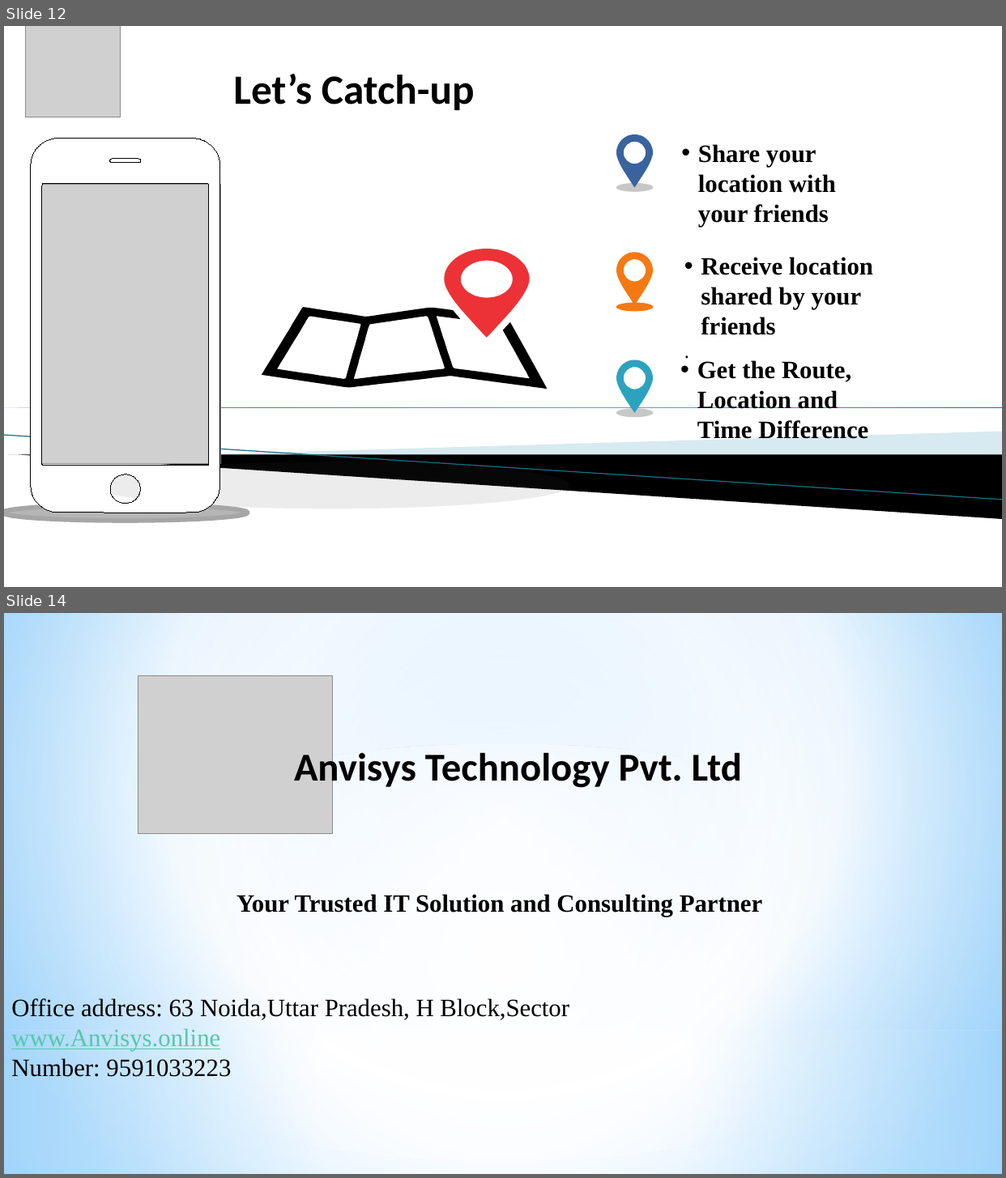
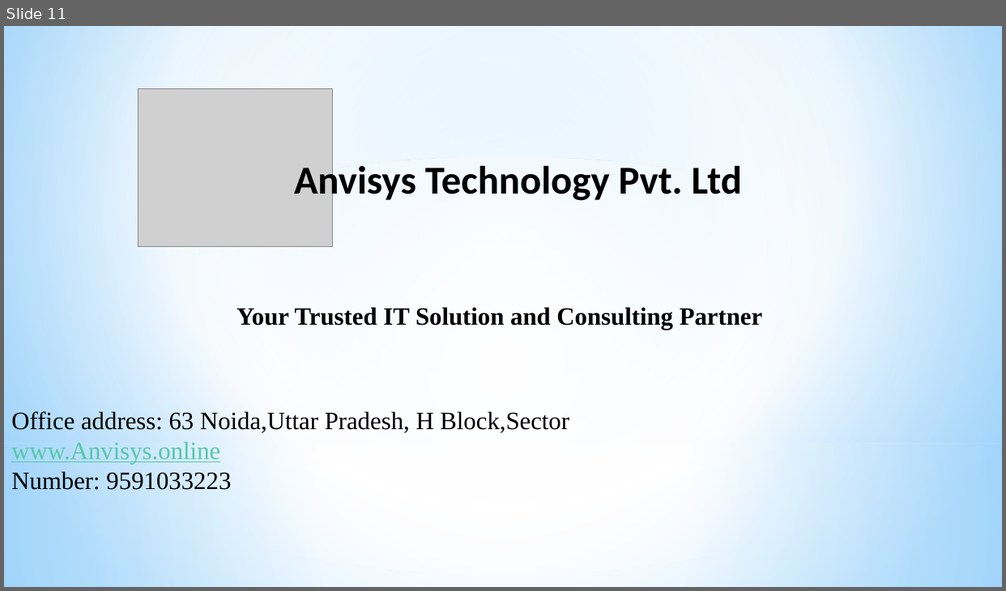
Before and after one commit to Anvisys/Documents, a slide deck: Anvisys technology presentation.pptx. Shown one above the other, each under a label of ours: slides 12 and 14 before the commit, slide 11 after it; the slides between them are not shown. The pictures are 1006x1178 and 1006x591 pixels, drawn with LibreOffice and Linux fonts; fonts in the diff are those of the drawing; grey boxes stand for pictures; background and template pictures are left out. Boxes give left, top, right and bottom in pixels: in the first picture for what was removed or moved away, otherwise in the second. Text is boxed around its words. In the diff, an @@ line names an element or a change of style, - is before the commit and + after.

```diff
--- a/Anvisys technology presentation.pptx
+++ b/Anvisys technology presentation.pptx
@@ slide 12 removed at box(4, 26, 1002, 587), background #FFFFFF @@
@@ picture removed at box(26, 26, 121, 118) @@
@@ text removed at box(233, 74, 475, 110) @@
-Let’s Catch-up
@@ freeform shape removed at box(30, 139, 219, 513) @@
@@ freeform shape removed at box(616, 135, 654, 187) @@
@@ text removed at box(698, 144, 836, 227) @@
-• Share your location with your friends
@@ picture removed at box(32, 185, 221, 464) @@
@@ ellipse removed at box(616, 183, 654, 192) @@
@@ freeform shape removed at box(444, 249, 530, 338) @@
@@ freeform shape removed at box(616, 252, 654, 305) @@
@@ text removed at box(701, 257, 873, 335) @@
-• Receive location shared by your friends
-.
@@ freeform shape removed at box(262, 307, 547, 389) @@
@@ ellipse removed at box(616, 303, 654, 312) @@
@@ freeform shape removed at box(616, 361, 654, 413) @@
@@ text removed at box(697, 361, 868, 439) @@
-• Get the Route, Location and Time Difference
@@ right triangle removed at box(4, 408, 1002, 408) @@
@@ ellipse removed at box(616, 408, 654, 417) @@
@@ line removed from (4, 435) to (1002, 500) @@
@@ freeform shape removed at box(188, 432, 1002, 472) @@
@@ freeform shape removed at box(8, 454, 1002, 519) @@
@@ ellipse removed at box(94, 462, 570, 510) @@
@@ ellipse removed at box(4, 505, 247, 520) @@
@@ what was slide 14 is now slide 11 @@
```
Also in this commit, not shown: 8 slides changed, 1 slide added, 3 other slides removed, 1 other file.
